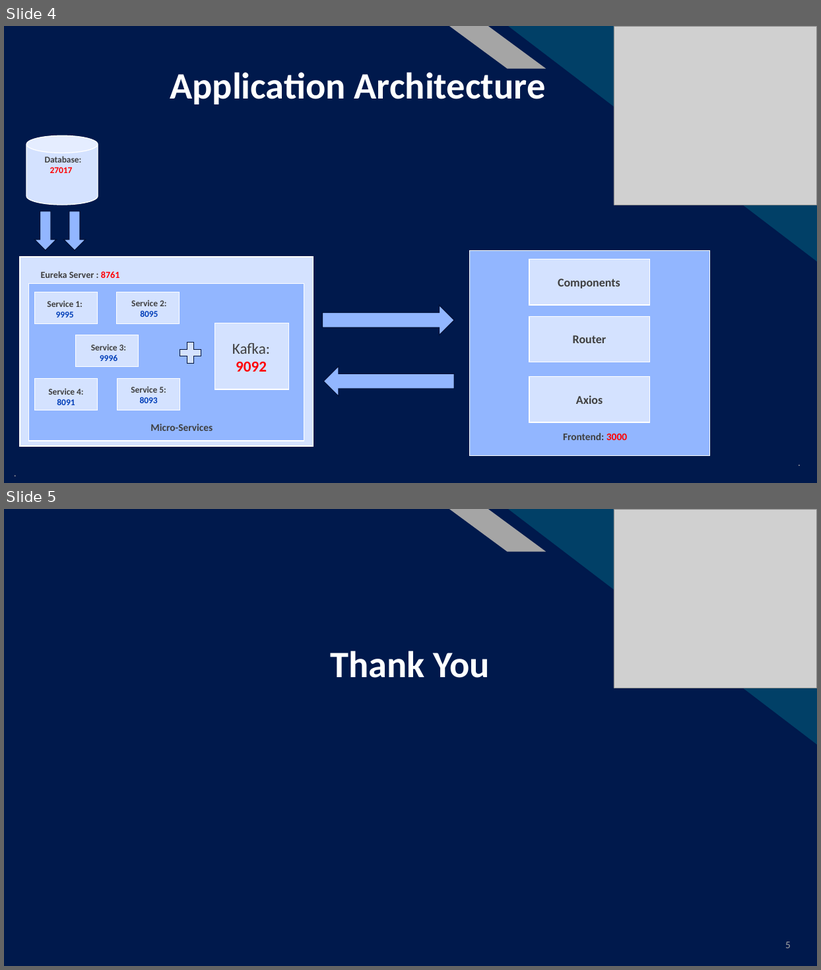
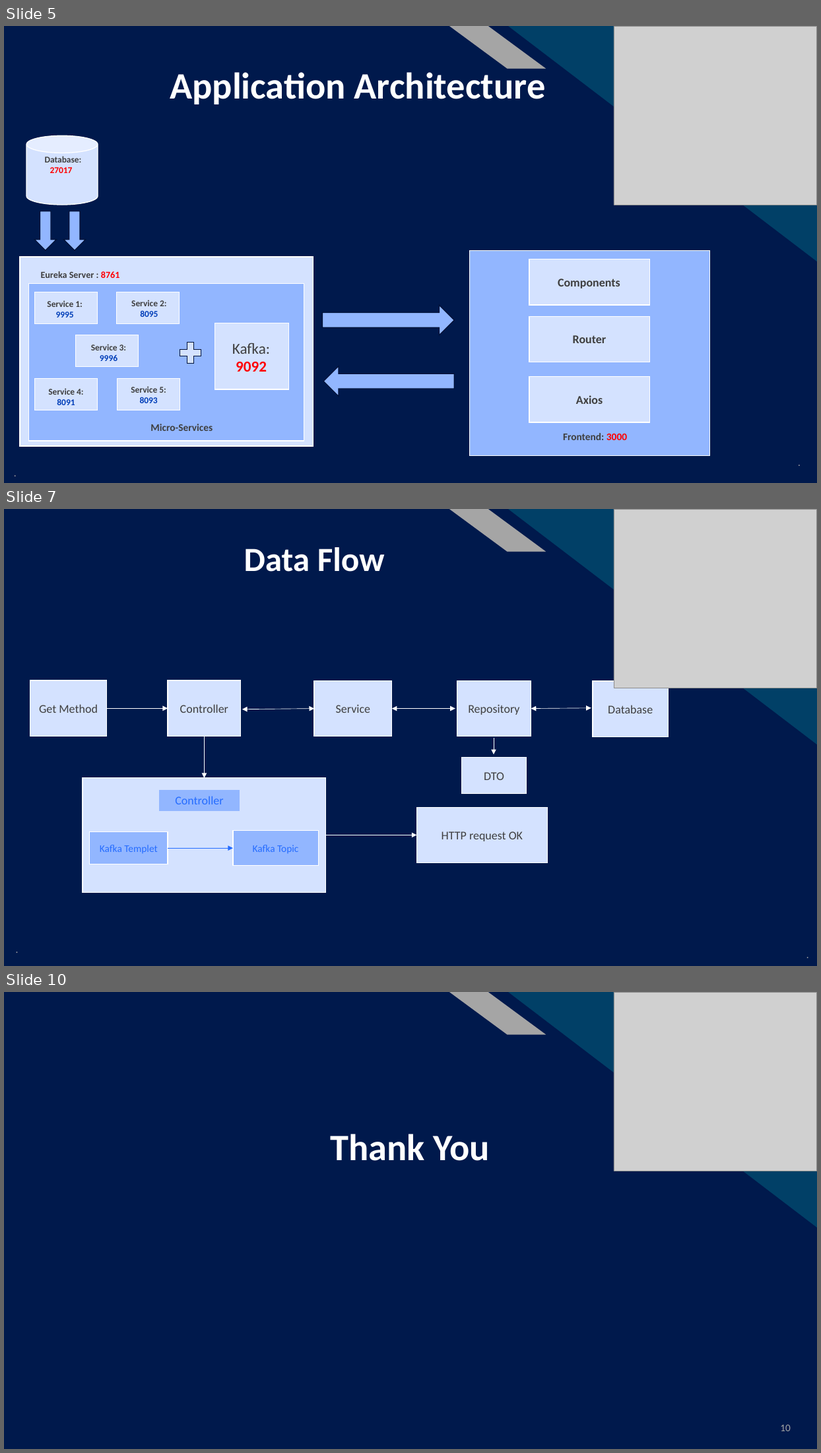
Before and after one commit to AbhijitproSaikia/Final-Axis-Project, a slide deck: Data Analysis Board.pptx. Shown one above the other, each under a label of ours: slides 4 and 5 before the commit, slides 5, 7 and 10 after it; the slides between them are not shown. The pictures are 821x970 and 821x1453 pixels, drawn with LibreOffice and Linux fonts; fonts in the diff are those of the drawing; grey boxes stand for pictures. Boxes give left, top, right and bottom in pixels: in the first picture for what was removed or moved away, otherwise in the second. Text is boxed around its words. In the diff, an @@ line names an element or a change of style, - is before the commit and + after.

```diff
--- a/Data Analysis Board.pptx
+++ b/Data Analysis Board.pptx
@@ slide 7 added at (x1=4, y1=509, x2=817, y2=966), background #FFFFFF; not listed: 5 template elements that a slide beside it also shows @@
@@ picture added at (x1=614, y1=509, x2=817, y2=688) @@
@@ title added at (x1=244, y1=547, x2=385, y2=572), 40 pt, text #FFFFFF, bold @@
+Data Flow
@@ rectangle added at (x1=30, y1=681, x2=106, y2=737), fill #D4E2FF, outline #FFFFFF 1 pt, 14 pt, text #3F3F3F @@
+Get Method
@@ rectangle added at (x1=168, y1=681, x2=242, y2=737), fill #D4E2FF, outline #FFFFFF 1 pt, 14 pt, text #3F3F3F @@
+Controller
@@ rectangle added at (x1=314, y1=681, x2=392, y2=737), fill #D4E2FF, outline #FFFFFF 1 pt, 14 pt, text #3F3F3F @@
+Service
@@ rectangle added at (x1=457, y1=681, x2=531, y2=737), fill #D4E2FF, outline #FFFFFF 1 pt, 14 pt, text #3F3F3F @@
+Repository
@@ rectangle added at (x1=593, y1=681, x2=668, y2=737), fill #D4E2FF, outline #FFFFFF 1 pt, 14 pt, text #3F3F3F @@
+Database
@@ arrow added from (106, 708) to (168, 708), #FFFFFF 0.5 pt @@
@@ double arrow added from (242, 710) to (314, 708), #FFFFFF 0.5 pt @@
@@ double arrow added from (392, 708) to (455, 708), #FFFFFF 0.5 pt @@
@@ double arrow added from (531, 708) to (591, 708), #FFFFFF 0.5 pt @@
@@ arrow added from (204, 737) to (204, 779), #FFFFFF 0.5 pt @@
@@ arrow added from (494, 738) to (494, 755), #FFFFFF 0.5 pt @@
@@ rectangle added at (x1=462, y1=757, x2=526, y2=794), fill #D4E2FF, outline #FFFFFF 1 pt, 14 pt, text #3F3F3F @@
+DTO
@@ rectangle added at (x1=83, y1=778, x2=326, y2=892), fill #D4E2FF, outline #FFFFFF 1 pt @@
@@ rectangle added at (x1=160, y1=790, x2=240, y2=811), fill #93B6FF, outline #93B6FF 0.75 pt, 14 pt, text #266DFF @@
+Controller
@@ rectangle added at (x1=417, y1=808, x2=547, y2=863), fill #D4E2FF, outline #FFFFFF 1 pt, 14 pt, text #3F3F3F @@
+HTTP request OK
@@ rectangle added at (x1=89, y1=832, x2=168, y2=865), fill #93B6FF, outline #FFFFFF 1 pt, 12 pt, text #266DFF @@
+Kafka Templet
@@ rectangle added at (x1=234, y1=831, x2=319, y2=866), fill #93B6FF, outline #FFFFFF 1 pt, 12 pt, text #266DFF @@
+Kafka Topic
@@ arrow added from (326, 835) to (417, 835), #FFFFFF 0.5 pt @@
@@ arrow added from (168, 848) to (234, 848), #266DFF 0.5 pt @@
@@ text added at (x1=9, y1=938, x2=26, y2=962), 12 pt, text #A5A5A5 @@
+.
@@ text added at (x1=803, y1=948, x2=813, y2=962), 12 pt, text #A5A5A5 @@
+.
@@ what was slide 4 is now slide 5 @@
@@ what was slide 5 is now slide 10 @@
@@ page number at (x1=780, y1=1425, x2=791, y2=1432): text changed @@
-5
+10
```
Also in this commit, not shown: 2 slides changed, 4 other slides added.
